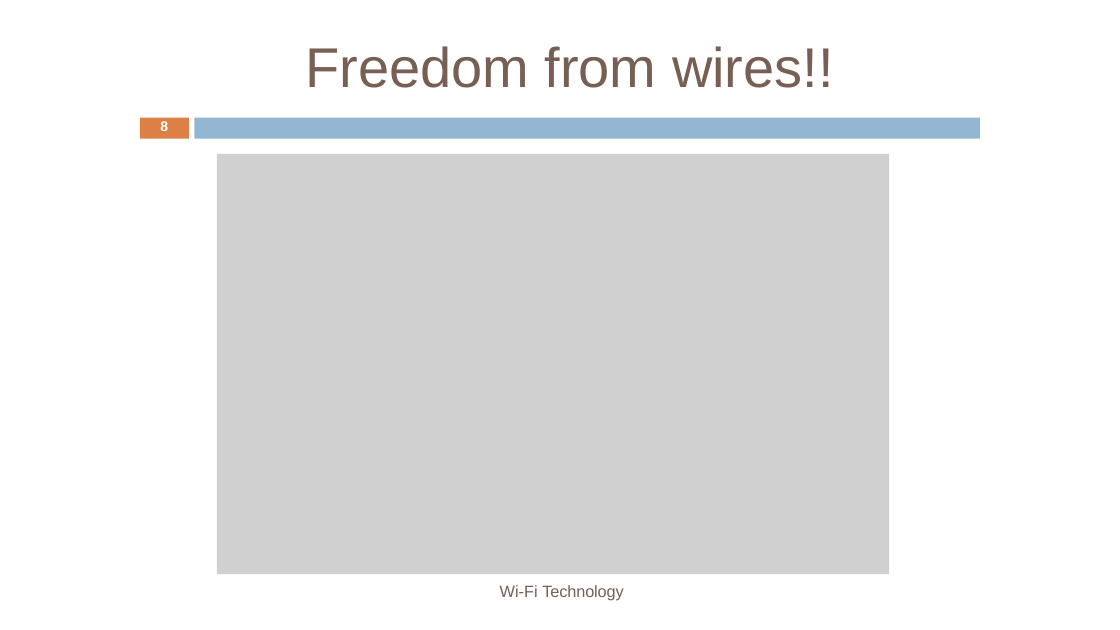
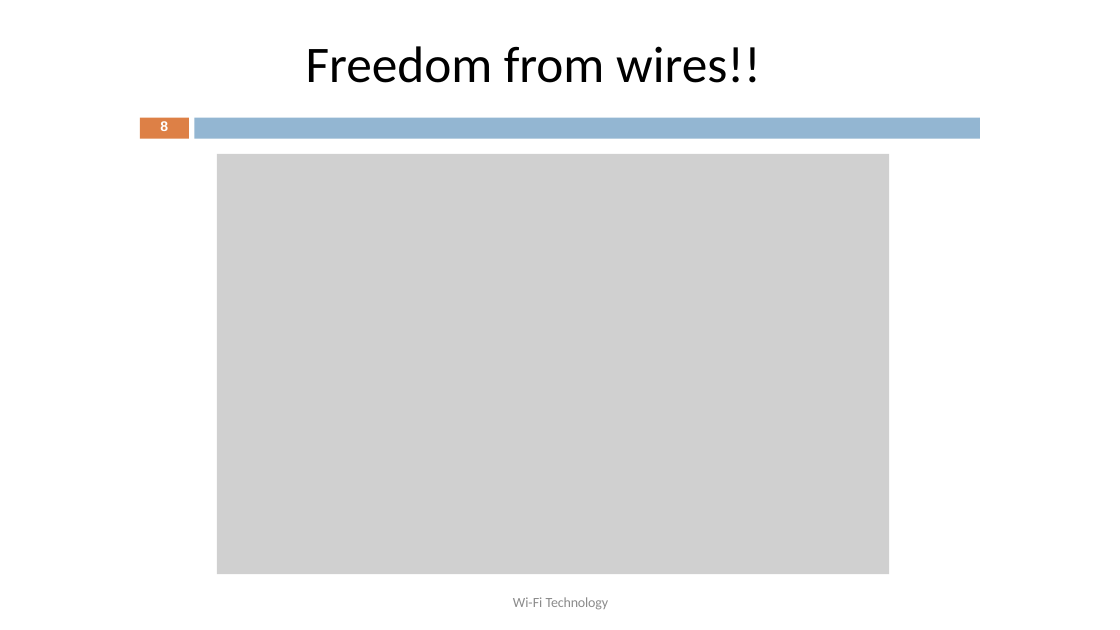
Before and after one commit to sudharsan2000/probot2020, a slide deck: slide 3 of Session PPTs/Seesion2 Node.pptx (slide 7 before the commit). Drawn at 1120x630 pixels with LibreOffice and Linux fonts; fonts in the diff are those of the drawing; grey boxes stand for pictures. Boxes give left, top, right and bottom in pixels: in the first picture for what was removed or moved away, otherwise in the second. Text is boxed around its words. In the diff, an @@ line names an element or a change of style, - is before the commit and + after.

```diff
--- a/Session PPTs/Seesion2 Node.pptx
+++ b/Session PPTs/Seesion2 Node.pptx
@@ title "Freedom from wires!!" at (x1=306, y1=46, x2=761, y2=83): size 48 to 44 pt, font Arial to Calibri, text colour #775F54 to #000000; line spacing 1 to 0.9; vertical alignment top to middle @@
@@ text "Wi-Fi Technology" moved from (x1=500, y1=585, x2=623, y2=601) to (x1=513, y1=597, x2=609, y2=610) @@
@@ text "Wi-Fi Technology" at (x1=513, y1=597, x2=609, y2=610): size 14 to 12 pt, font Arial to Calibri, text colour #775F54 to #8C8C8C; alignment left to centre; vertical alignment top to middle @@
```
Also in this commit, not shown: 10 other slides changed, 13 slides added, 7 slides removed, 1 other file.
